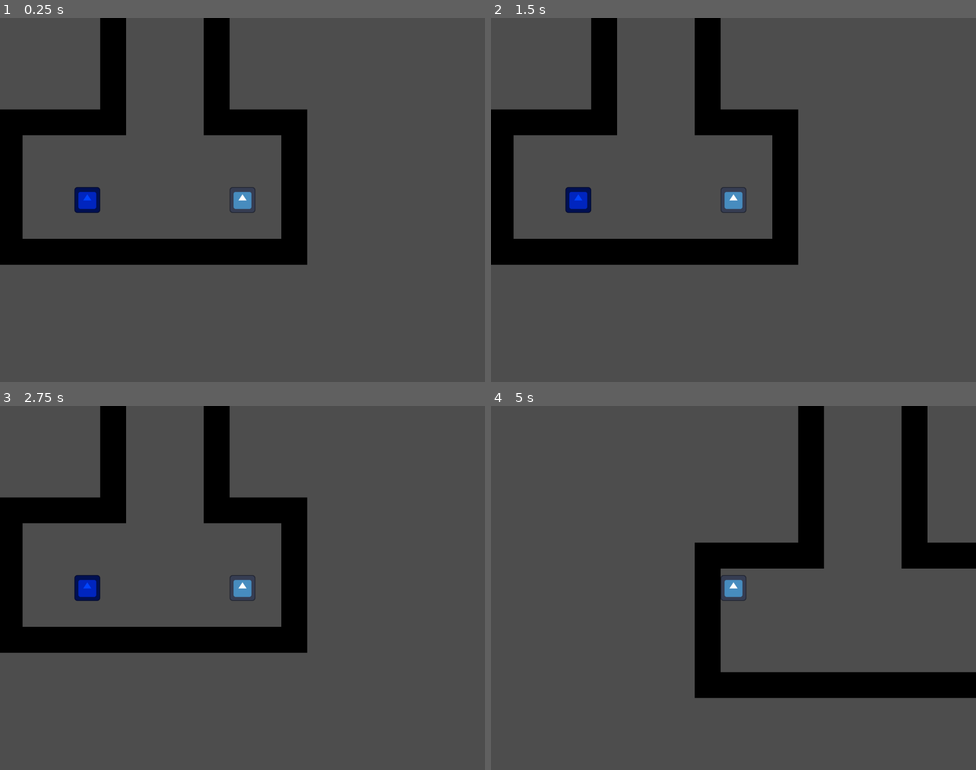
Above: before the commit, frames 1-4 (two rows, left to right).
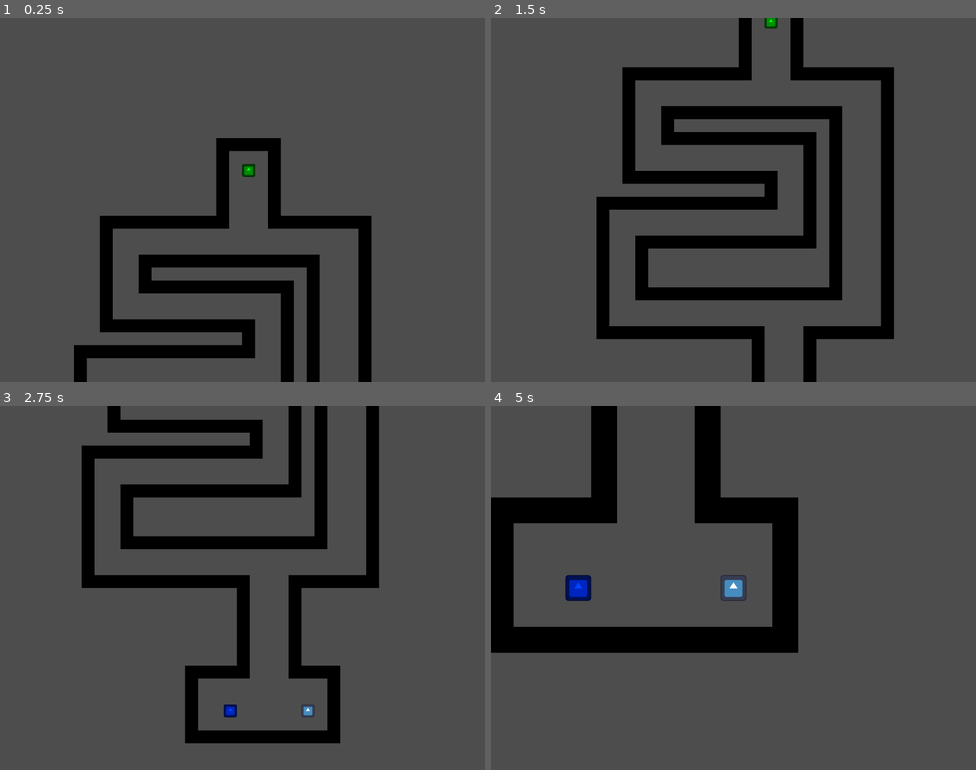
Above: after the commit, the same moments.

Repository: jlarminay/Ursa-Game-Jam
Game: Godot game, scene res://Levels/Level1.tscn
The game is run twice, just before and just after one commit, with the same random seed, the same clock (stepped at 60 frames per second) and the same inputs. The engine's default icon, where the game draws it, is replaced by a stand-in: a white triangle on a blue panel in a dark square.
Inputs:
- Up to frame 1 (0.25 s): no input
- Up to frame 2 (1.5 s): hold D (Right) 0.53-1.28 s; hold S (Down) from 1.28 s (still down)
- Up to frame 3 (2.75 s): release S (Down) at 2.03 s; hold D (Right) from 2.03 s (still down)
- Up to frame 4 (5 s): release D (Right) at 2.78 s; hold W (Up) 2.78-3.53 s; hold A (Left) from 3.53 s (still down)

The runs differ from the first frame. In frame 1, 23% of the frame differs, in the area x 0-77%, y 0-100%; in frame 2, 27%, in the area x 0-84%, y 0-100%; in frame 3, 24%; in frame 4, 25%.

Commit message:
Add starting camera

Diff:
--- a/Entities/Flag/victory_flag.gd
+++ b/Entities/Flag/victory_flag.gd
@@ -4,12 +4,14 @@
 
 # Called when the node enters the scene tree for the first time.
 func _ready() -> void:
-	var last_point = line.get_point_count()
-	global_position = line.get_point_position(last_point - 1)
+  var last_point = line.get_point_count()
+  global_position = line.get_point_position(last_point - 1)
 
-	# call start level
-	Game.start_level()
+  # call start level
+  Game.can_player_move = false
+  Game.can_sonic_move = false
+  # Game.start_level()
 
 func _on_body_entered(body: Node2D) -> void:
-	if(body.name == 'Player'):
-		Game.level_success = true
+  if (body.name == 'Player'):
+    Game.level_success = true
--- a/Entities/Player/player.gd
+++ b/Entities/Player/player.gd
@@ -1,8 +1,29 @@
 extends CharacterBody2D
 
-@export var SPEED:int = 300
+@export var camera_path: Line2D
+@export var SPEED: int = 300
+@onready var camera: Camera2D = $Camera2D
 
-func _physics_process(_delta: float) -> void:
+var camera_at_player: bool = false
+var camera_path_index: int = 1
+var camera_velocity: Vector2 = Vector2.ZERO
+var camera_speed: int = 300
+var camera_initial_zoom: float = 1.0
+var camera_target_zoom: float = 2.0
+var zoom_speed: float = 1.0
+var is_zooming: bool = false
+
+func _ready() -> void:
+  camera_path.visible = false
+  # set initial camera position to flag position
+  camera.global_position = camera_path.get_point_position(0)
+  # set initial zoom
+  camera.zoom = Vector2(camera_initial_zoom, camera_initial_zoom)
+
+func _process(delta: float) -> void:
+  camera_movement()
+  camera_zoom(delta)
+
   var vector = Vector2(
     Input.get_action_strength("Right") - Input.get_action_strength("Left"),
     Input.get_action_strength("Down") - Input.get_action_strength("Up")
@@ -11,3 +32,34 @@
   if Game.can_player_move:
     velocity = vector * SPEED
     move_and_slide()
+
+func camera_movement() -> void:
+  if camera_at_player:
+    return
+
+  var target: Vector2 = camera_path.get_point_position(camera_path_index)
+  # take target position and move towards it
+  camera.global_position = camera.global_position.move_toward(target, camera_speed * get_process_delta_time())
+
+  if camera.global_position.distance_to(target) == 0:
+    camera_path_index += 1
+
+  if camera_path_index >= camera_path.get_point_count():
+    camera_at_player = true
+    camera.position = Vector2.ZERO
+    is_zooming = true
+    Game.start_level()
+
+func camera_zoom(delta: float) -> void:
+  if not is_zooming:
+    return
+
+  # smoothly interpolate zoom from current to target
+  var current_zoom = camera.zoom.x
+  var new_zoom = move_toward(current_zoom, camera_target_zoom, zoom_speed * delta)
+  camera.zoom = Vector2(new_zoom, new_zoom)
+
+  # stop zooming when we reach the target
+  if abs(camera.zoom.x - camera_target_zoom) < 0.01:
+    camera.zoom = Vector2(camera_target_zoom, camera_target_zoom)
+    is_zooming = false
--- a/Levels/Level1.tscn
+++ b/Levels/Level1.tscn
@@ -23,20 +23,26 @@
 tile_map_data = PackedByteArray("AAD8//3/AAAAAAAAAAD7//3/AAAAAAAAAAD7//7/AAAAAAAAAAD7////AAAAAAAAAAD7/wAAAAAAAAAAAAD7/w …(3696 unchanged characters)…
 tile_set = SubResource("TileSet_js7pq")
 
-[node name="Line2D" type="Line2D" parent="."]
+[node name="SonicRoute" type="Line2D" parent="."]
 points = PackedVector2Array(-48, 16, 48, 16, 48, -336, -336, -336, -336, -592, 48, -592, 48, -752, -272, -752, -272, -912, 16, -912, 16, -1072)
 width = 3.0
 default_color = Color(1, 0, 0, 1)
 
+[node name="CameraRoute" type="Line2D" parent="."]
+points = PackedVector2Array(16, -1072, -112, -464, 144, 16)
+width = 3.0
+default_color = Color(1, 0, 1, 1)
+
 [node name="Sonic" parent="." node_paths=PackedStringArray("line") instance=ExtResource("3_bcbcq")]
 position = Vector2(-240, -208)
-line = NodePath("../Line2D")
+line = NodePath("../SonicRoute")
 SPEED = 350
 
 [node name="VictoryFlag" parent="." node_paths=PackedStringArray("line") instance=ExtResource("4_js7pq")]
 position = Vector2(-272, -208)
-line = NodePath("../Line2D")
+line = NodePath("../SonicRoute")
 
-[node name="Player" parent="." instance=ExtResource("1_c6gwx")]
+[node name="Player" parent="." node_paths=PackedStringArray("camera_path") instance=ExtResource("1_c6gwx")]
 position = Vector2(144, 16)
+camera_path = NodePath("../CameraRoute")
 SPEED = 240
